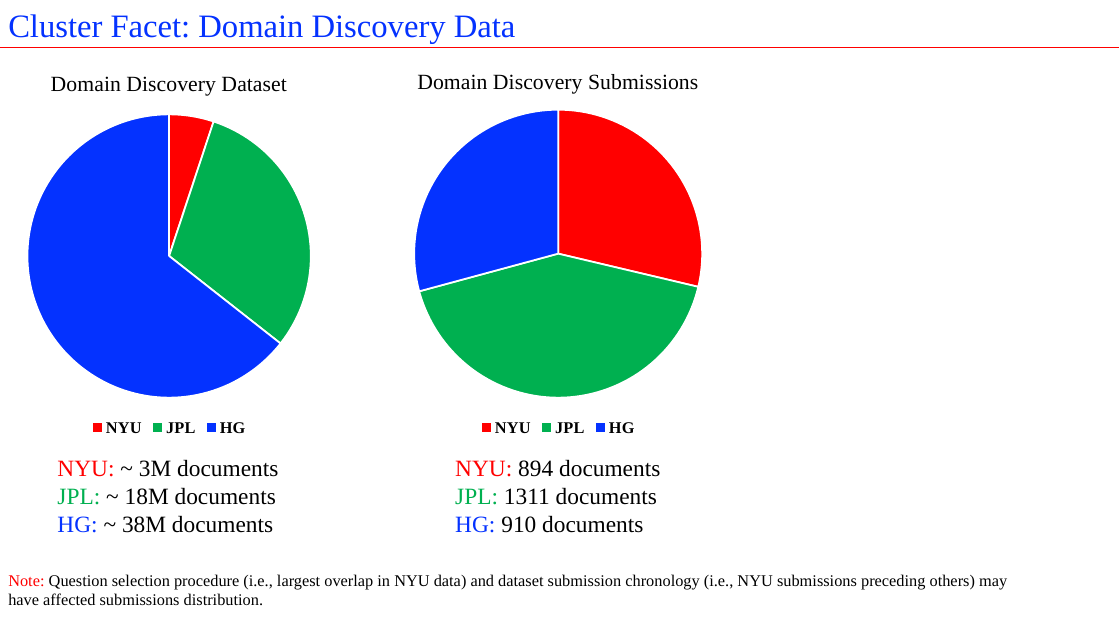
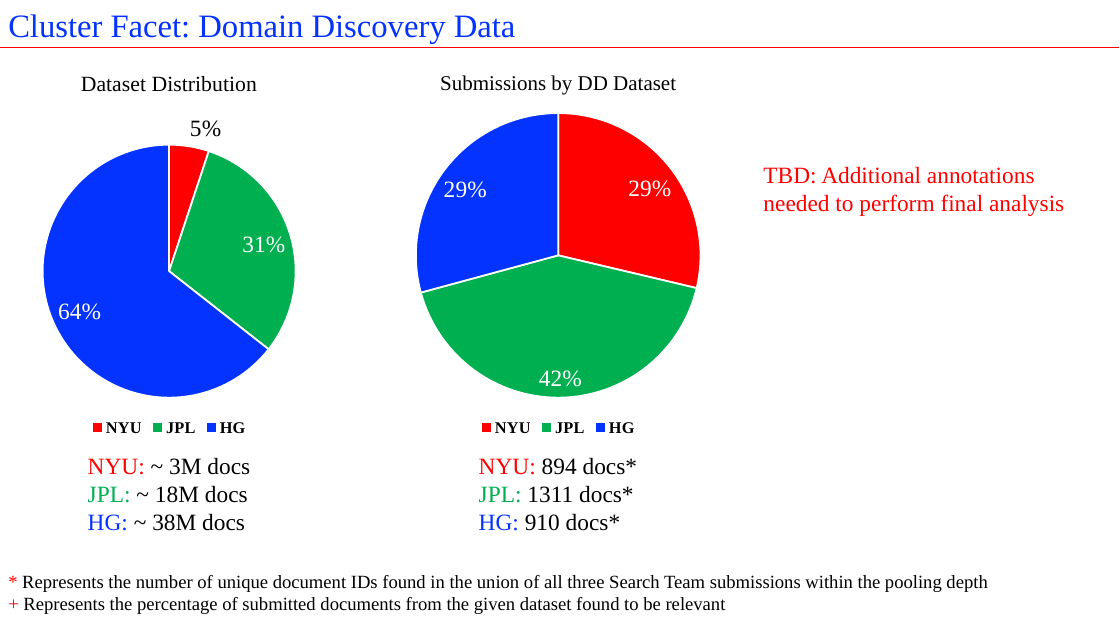
Before and after one commit to istresearch/qpr-fall-2016-eval, a slide deck: slide 24 of evaluation/Fall_2016_QPR_Post_Hoc.pptx (slide 22 before the commit). Drawn at 1120x630 pixels with LibreOffice and Linux fonts; fonts in the diff are those of the drawing. Boxes give left, top, right and bottom in pixels: in the first picture for what was removed or moved away, otherwise in the second. Text is boxed around its words. In the diff, an @@ line names an element or a change of style, - is before the commit and + after.

```diff
--- a/evaluation/Fall_2016_QPR_Post_Hoc.pptx
+++ b/evaluation/Fall_2016_QPR_Post_Hoc.pptx
@@ pie chart at (0,54,397,440) @@
@@ title "Domain Discovery Dataset " to "Dataset Distribution " @@
@@ data labels of Series 1 added @@
@@ pie chart at (331,54,786,440) @@
@@ title "Domain Discovery Submissions " to "Submissions by DD Dataset " @@
@@ data labels of Series 1 added @@
@@ text added at (763,166,1064,216), 20 pt, text #FF0000 @@
+TBD: Additional annotations needed to perform final analysis
@@ text at (88,457,250,531): text changed @@
-NYU: ~ 3M documents
-JPL: ~ 18M documents
-HG: ~ 38M documents
+NYU: ~ 3M docs
+JPL: ~ 18M docs
+HG: ~ 38M docs
@@ text at (479,457,637,531): text changed @@
-NYU: 894 documents
-JPL: 1311 documents
-HG: 910 documents
+NYU: 894 docs*
+JPL: 1311 docs*
+HG: 910 docs*
@@ text removed at (8,574,1007,605) @@
-Note: Question selection procedure (i.e., largest overlap in NYU data) and dataset submission chronology (i.e., NYU submissions preceding others) may have affected submissions distribution.
@@ text added at (22,575,987,614), 16 pt, text #000000 @@
+* Represents the number of unique document IDs found in the union of all three Search Team submissions within the pooling depth
++ Represents the percentage of submitted documents from the given dataset found to be relevant
```
Also in this commit, not shown: 29 other slides changed, 9 slides added, 2 other files.
